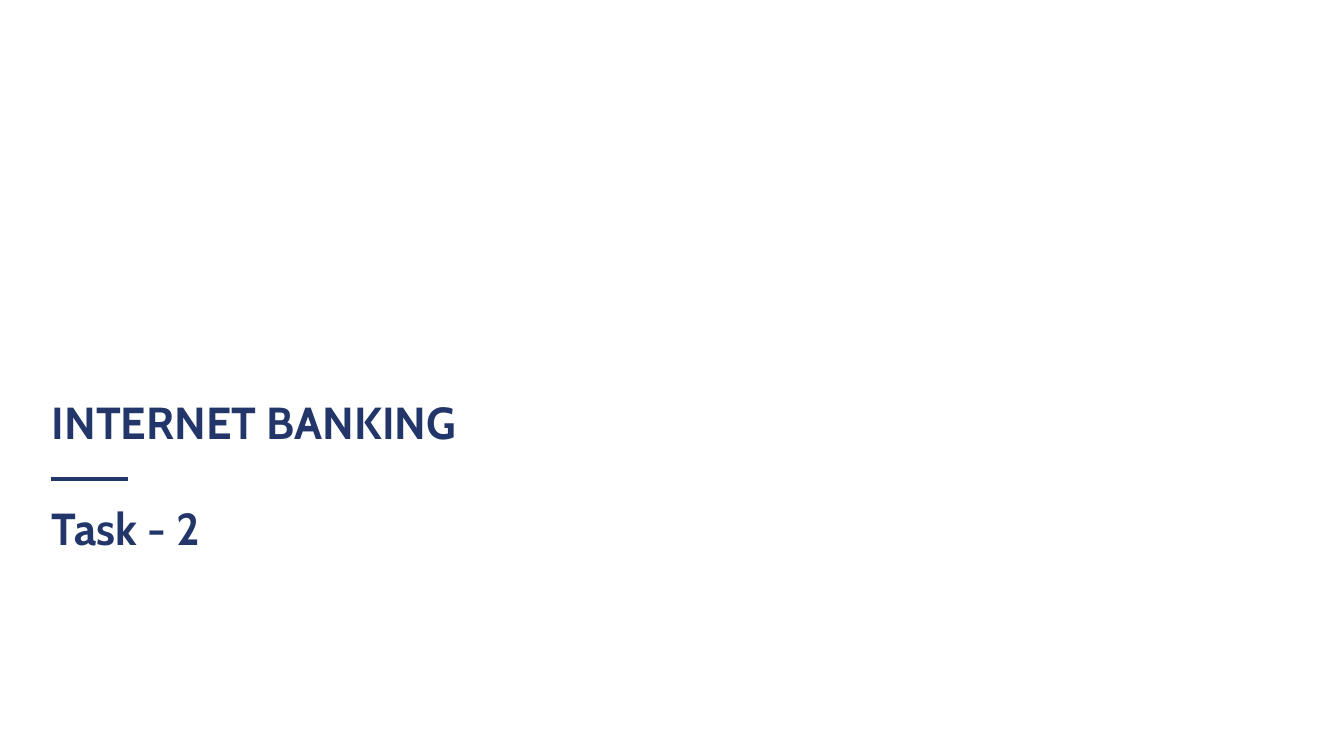
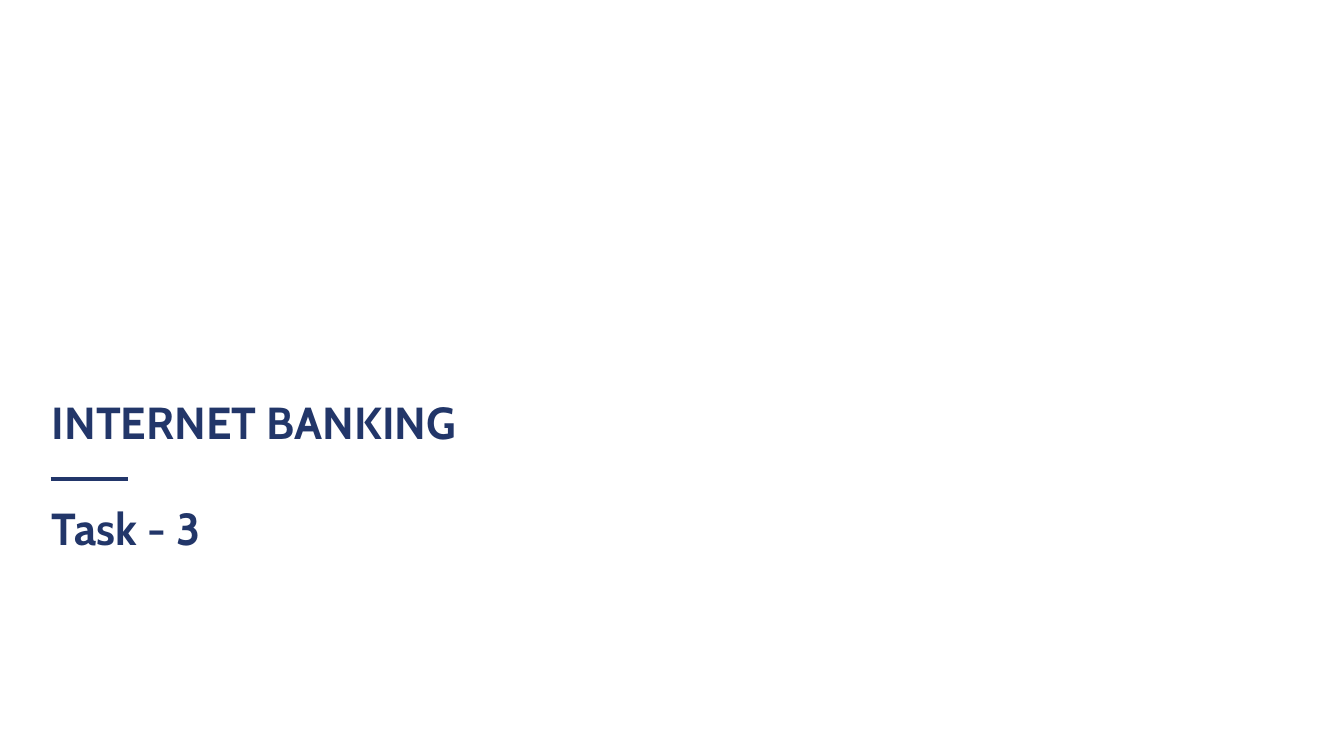
Before and after one commit to Jananijaa/Group_A9_11, a slide deck: slide 1 of Group_A9_11.pptx. Drawn at 1344x756 pixels with LibreOffice and Linux fonts; fonts in the diff are those of the drawing; background and template pictures are left out. Boxes give left, top, right and bottom in pixels: in the first picture for what was removed or moved away, otherwise in the second. Text is boxed around its words. In the diff, an @@ line names an element or a change of style, - is before the commit and + after.

```diff
--- a/Group_A9_11.pptx
+++ b/Group_A9_11.pptx
@@ text at [52,511,200,546]: text changed @@
-Task - 2
+Task - 3
```
Also in this commit, not shown: 4 other slides changed, 6 slides added, 3 slides removed.
